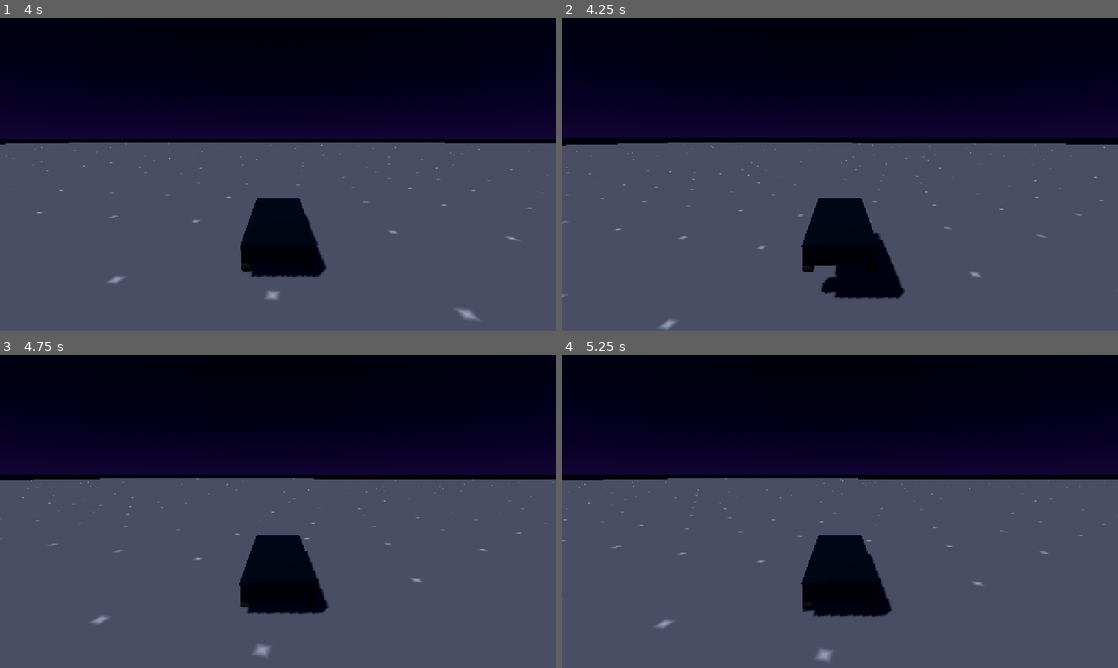
Above: before the commit, frames 1-4 (two rows, left to right).
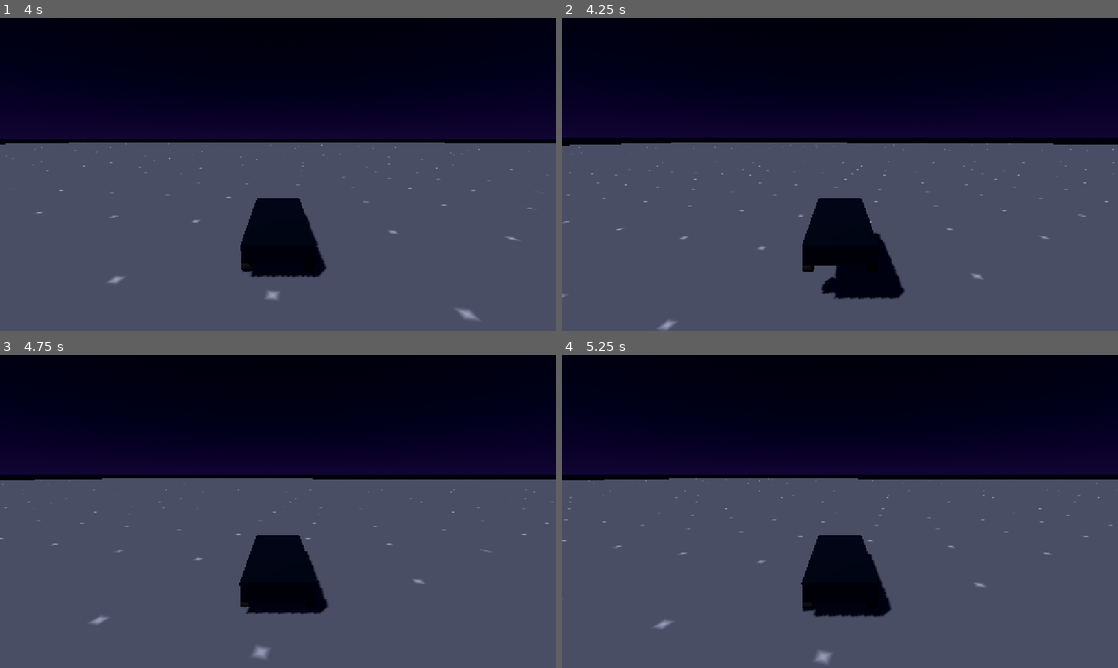
Above: after the commit, the same moments.

Repository: techafreshh/night-street-racer
Game: Godot game, scene res://scenes/city/test_ground.tscn
Same seed, same stepped clock (60 frames per second), same inputs: the game is played once before the commit and once after it. This scene is started directly instead of the project's main scene.
Inputs:
- Up to frame 1 (4 s): hold D (steer_right) 0.53-1.28 s; tap C (look_back) every 0.75 s from 0.6 to 3.6 s; tap Enter at 1.25 s; hold S (brake) 1.28-2.03 s; hold D (steer_right) 2.03-2.78 s; hold W (accelerate) 2.78-3.53 s; hold A (steer_left) from 3.53 s (still down)
- Up to frame 2 (4.25 s): keep holding A (steer_left); tap R (reset_car) at 4.15 s
- Up to frame 3 (4.75 s): keep holding A (steer_left); tap C (look_back) at 4.35 s
- Up to frame 4 (5.25 s): release A (steer_left) at 5.03 s; hold S (brake) from 5.03 s (still down); tap C (look_back) at 5.1 s

Frame 1 is identical in both runs. In frame 2, 0.3% of the frame differs, in the area x 0-100%, y 39-90%; in frame 3, 0.2%; in frame 4, 0.3%.

Commit message:
[#38] Forward reset_car through player input bridge
Add input_reset level field to VehicleController; the reset edge block
reads InputMap when use_player_input is true and input_reset otherwise,
keeping edge detection in the controller. PlayerInput forwards the
reset_car pressed level each physics tick. Extend test_player_input_bridge
to prove level forwarding and flip-reset through the bridge.

Diff:
--- a/scripts/vehicles/player_input.gd
+++ b/scripts/vehicles/player_input.gd
@@ -13,3 +13,4 @@
 	car.input_brake = Input.get_action_strength("brake")
 	car.input_steer = Input.get_action_strength("steer_right") - Input.get_action_strength("steer_left")
 	car.input_handbrake = Input.is_action_pressed("handbrake")
+	car.input_reset = Input.is_action_pressed("reset_car")
--- a/scripts/vehicles/vehicle_controller.gd
+++ b/scripts/vehicles/vehicle_controller.gd
@@ -61,6 +61,7 @@
 var input_brake := 0.0
 var input_steer := 0.0
 var input_handbrake := false
+var input_reset := false
 
 ## Readouts for HUD, AI, and tests.
 var speed_ms := 0.0
@@ -339,7 +340,7 @@
 		_inverted_time += delta
 	else:
 		_inverted_time = 0.0
-	var reset_down := Input.is_action_pressed("reset_car")
+	var reset_down := Input.is_action_pressed("reset_car") if use_player_input else input_reset
 	if reset_down and not _reset_was_down:
 		_pending_reset = true
 	_reset_was_down = reset_down
--- a/tests/run_all.gd
+++ b/tests/run_all.gd
@@ -427,6 +427,33 @@
 		await physics_frame
 	check(car.input_throttle > 0.5, "bridge copies accelerate into input_throttle (%.2f)" % car.input_throttle)
 	_release_inputs()
+	for i in 5:
+		await physics_frame
+	Input.action_press("reset_car")
+	for i in 10:
+		await physics_frame
+	check(car.input_reset == true, "bridge copies reset_car into input_reset")
+	Input.action_release("reset_car")
+	for i in 10:
+		await physics_frame
+	check(car.input_reset == false, "bridge releases reset level when reset_car released")
+	var flip := Basis(Vector3(1, 0, 0), PI)
+	var pos: Vector3 = car.global_position
+	car.global_transform = Transform3D(flip, Vector3(pos.x, 0.7, pos.z))
+	car.linear_velocity = Vector3.ZERO
+	car.angular_velocity = Vector3.ZERO
+	await physics_frame
+	Input.action_press("reset_car")
+	for i in 15:
+		await physics_frame
+	var up: Vector3 = car.global_transform.basis.y
+	check(up.y > 0.9, "bridge reset restores upright (up.y %.3f)" % up.y)
+	Input.action_release("reset_car")
+	for i in 90:
+		await physics_frame
+	check(car.linear_velocity.length() < 1.0, "bridge reset leaves car slow (%.2f m/s)" % car.linear_velocity.length())
+	check(car.global_position.y > 0.3 and car.global_position.y < 2.0, "bridge reset parks at sane height (y %.2f)" % car.global_position.y)
+	_release_inputs()
 	instance.queue_free()
 	await process_frame
 	await physics_frame
